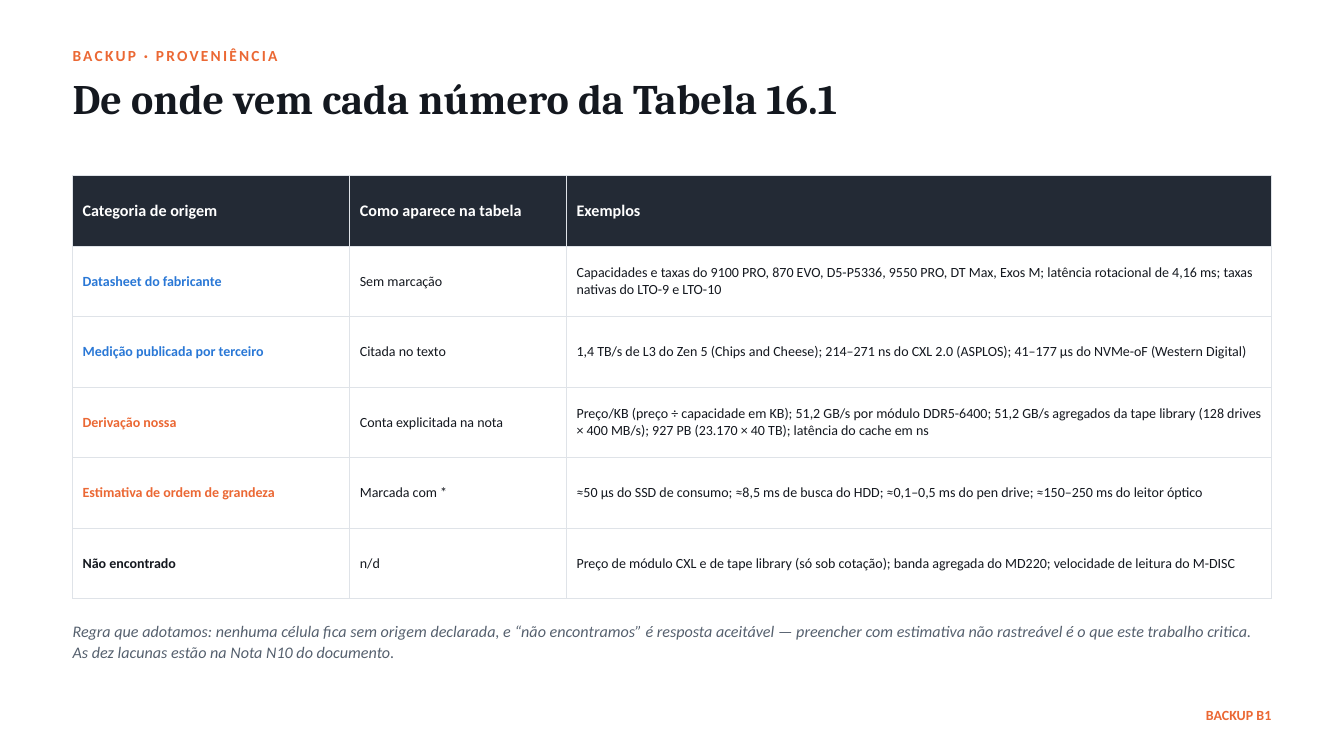
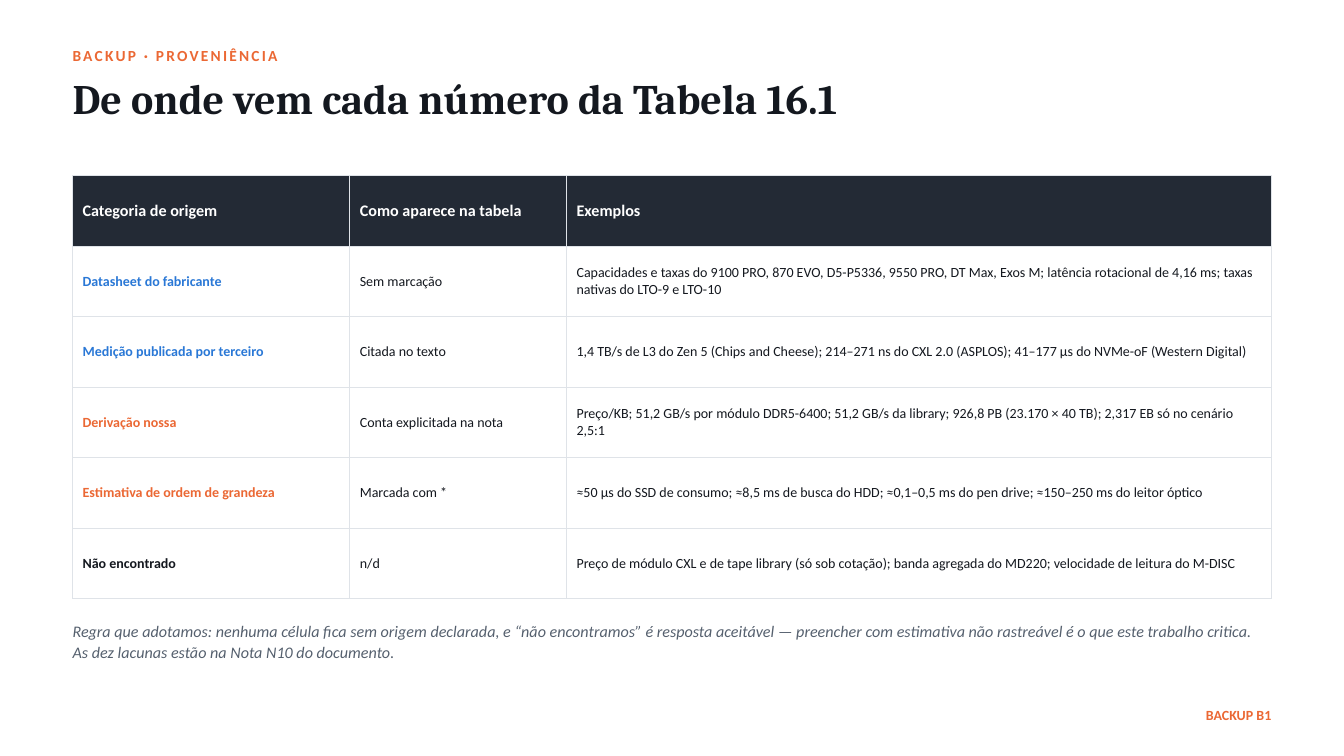
Before and after one commit to guilherme-hu/Trabalho-CBD, a slide deck: slide 27 of Storage e Interfaces/Slides_Armazenamento_SBD.pptx. Drawn at 1344x756 pixels with LibreOffice and Linux fonts; fonts in the diff are those of the drawing. Boxes give left, top, right and bottom in pixels: in the first picture for what was removed or moved away, otherwise in the second. Text is boxed around its words. In the diff, an @@ line names an element or a change of style, - is before the commit and + after.

```diff
--- a/Storage e Interfaces/Slides_Armazenamento_SBD.pptx
+++ b/Storage e Interfaces/Slides_Armazenamento_SBD.pptx
@@ table at (73, 175, 1271, 575) @@
-row 4, column 3: Preço/KB (preço ÷ capacidade em KB); 51,2 GB/s por módulo DDR5-6400; 51,2 GB/s agregados da tape library (128 drives × 400 MB/s); 927 PB (23.170 × 40 TB); latência do cache em ns
+row 4, column 3: Preço/KB; 51,2 GB/s por módulo DDR5-6400; 51,2 GB/s da library; 926,8 PB (23.170 × 40 TB); 2,317 EB só no cenário 2,5:1
```
Also in this commit, not shown: 10 other slides changed, 28 other files.
